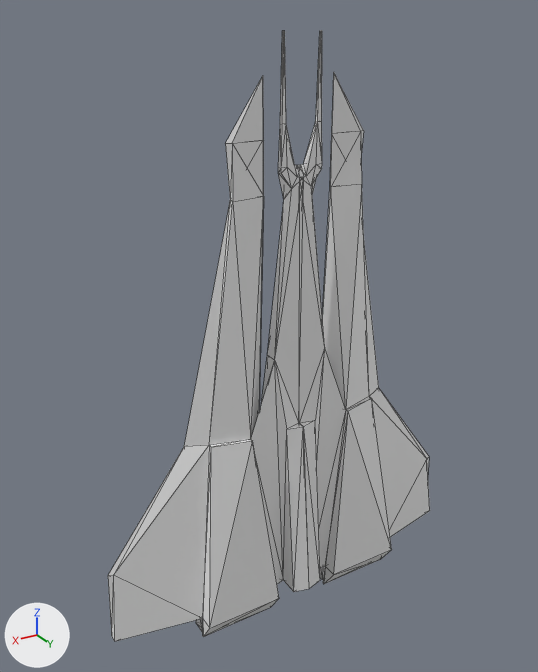
A saved change to the COLLADA model Assets/Imports/enemyFighter.dae.
Rendered twice from a camera (50 mm lens) standing at (3.09, 4.73, 3.09) and looking at (0.15, -0.16, 0.65). The lights are fixed; the arrows at lower left show +X, +Y and +Z. Mesh edges are drawn as thin lines.

Before the edit, the objects in view are built like this:
```python
me_cube = bpy.data.meshes.new('Cube')
me_cube.from_pydata(...)  # 156 vertices, 304 faces; spans x -1.79..1.74, y -0.21..0.27, z -2.01..3.0
# faces by material slot: [138, 116, 46, 4]
me_cube.materials.append(mat_wings)  # white #e7e7e7
me_cube.materials.append(mat_midsection)  # white #e7e7e7
me_cube.materials.append(mat_decal)  # white #e7e7e7
me_cube.materials.append(mat_engine)  # white #e7e7e7
ob_fighter = bpy.data.objects.new('Fighter', me_cube)
ob_fighter.location = (0.0, 0.0, 0.0)
```
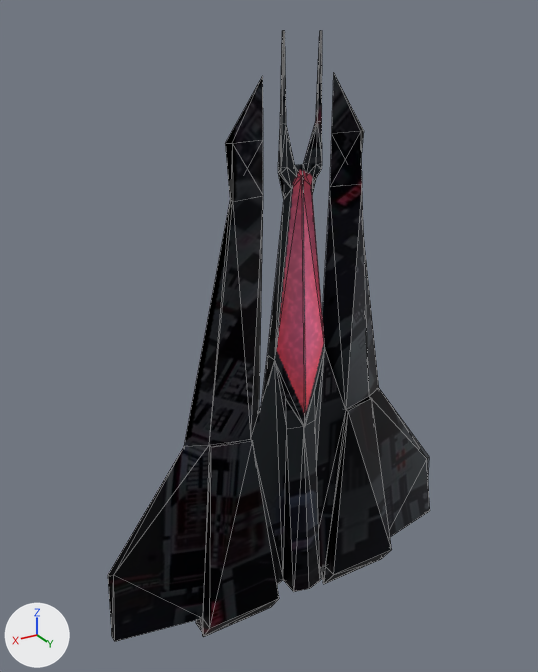
Changed parts and their boxes [x1, y1, x2, y2] in the pictures (538 x 672 px; the box of a moved part takes in the faces that stretch with it):
part 1 of me_cube, moved or reshaped
    before: [226, 73, 364, 592]
    after: [226, 74, 364, 592]
part 2 of me_cube, recoloured (grey to black)
    both: [108, 131, 430, 641]
part 3 of me_cube, recoloured (grey to black)
    both: [267, 30, 325, 592]
part 4 of me_cube, recoloured (grey to black)
    both: [202, 132, 392, 637]

What changed in the scene script:
```text
Add img_fighter_png:
    img_fighter_png = load_image('Fighter.png', 'Fighter.png', 512, 512, 'sRGB')
Add mat_whole:
    mat_whole = principled_material('Whole')
    mat_whole.texture = img_fighter_png
    mat_whole.metallic = 1.0
Change me_cube:
    used by ob_fighter; location = (0.0, 0.0, 0.0)
    remove me_cube.from_pydata(...)  # 156 vertices, 304 faces; spans x -1.79..1.74, y -0.21..0.27, z -2.01..3.0
    remove me_cube.materials.append(mat_engine)  # white #e7e7e7
    add me_cube.from_pydata(...)  # 143 vertices, 282 faces; spans x -1.79..1.74, y -0.21..0.27, z -2.01..3.0
    me_cube part 1
    17 vertices are removed from x -0.33..0.28, y -0.21..0.27, z -1.78..2.71
    66 faces are deleted
    4 vertices move within x -0.33..0.28, y -0.03, z 1.86..2.71
    4 vertices are added at (-0.03, 0.13, -0.13), (-0.03, 0.02, 1.98), (0.12, 0.06, 0.15), (-0.17, 0.06, 0.15)
    44 new faces join them
    me_cube part 2: 118 faces spanning x -1.79..1.74, y -0.12..0.09, z -2.0..2.27 switch from mat_wings (white #e7e7e7) to mat_whole (picture img_fighter_png)
    me_cube part 3: 74 faces spanning x -0.27..0.22, y -0.21..0.27, z -1.78..3.0 switch from mat_midsection (white #e7e7e7) to mat_whole (picture img_fighter_png)
    me_cube part 4: 42 faces spanning x -1.04..0.98, y -0.03..0.23, z -2.01..2.27 switch from mat_decal (white #e7e7e7) to mat_whole (picture img_fighter_png)
```
